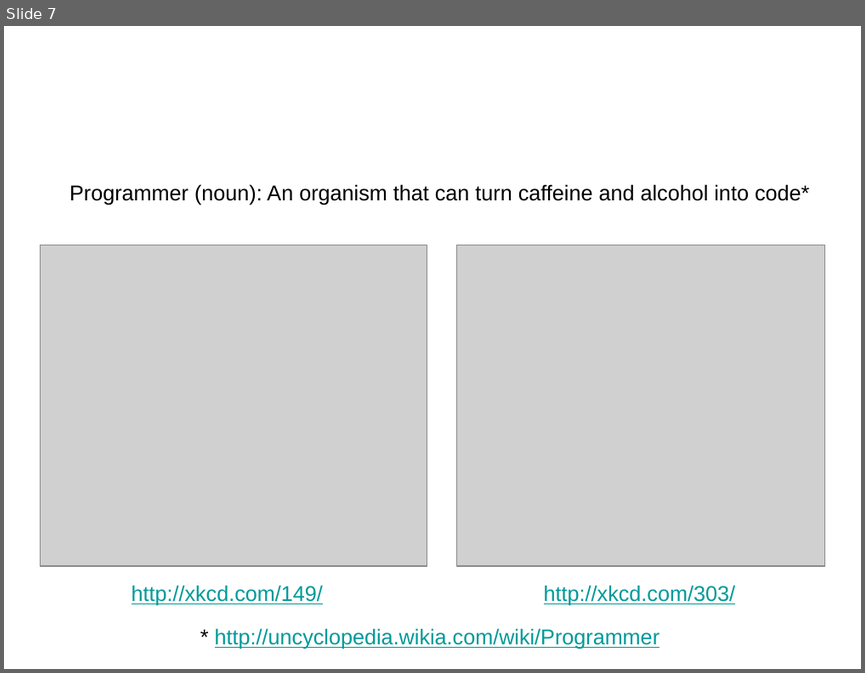
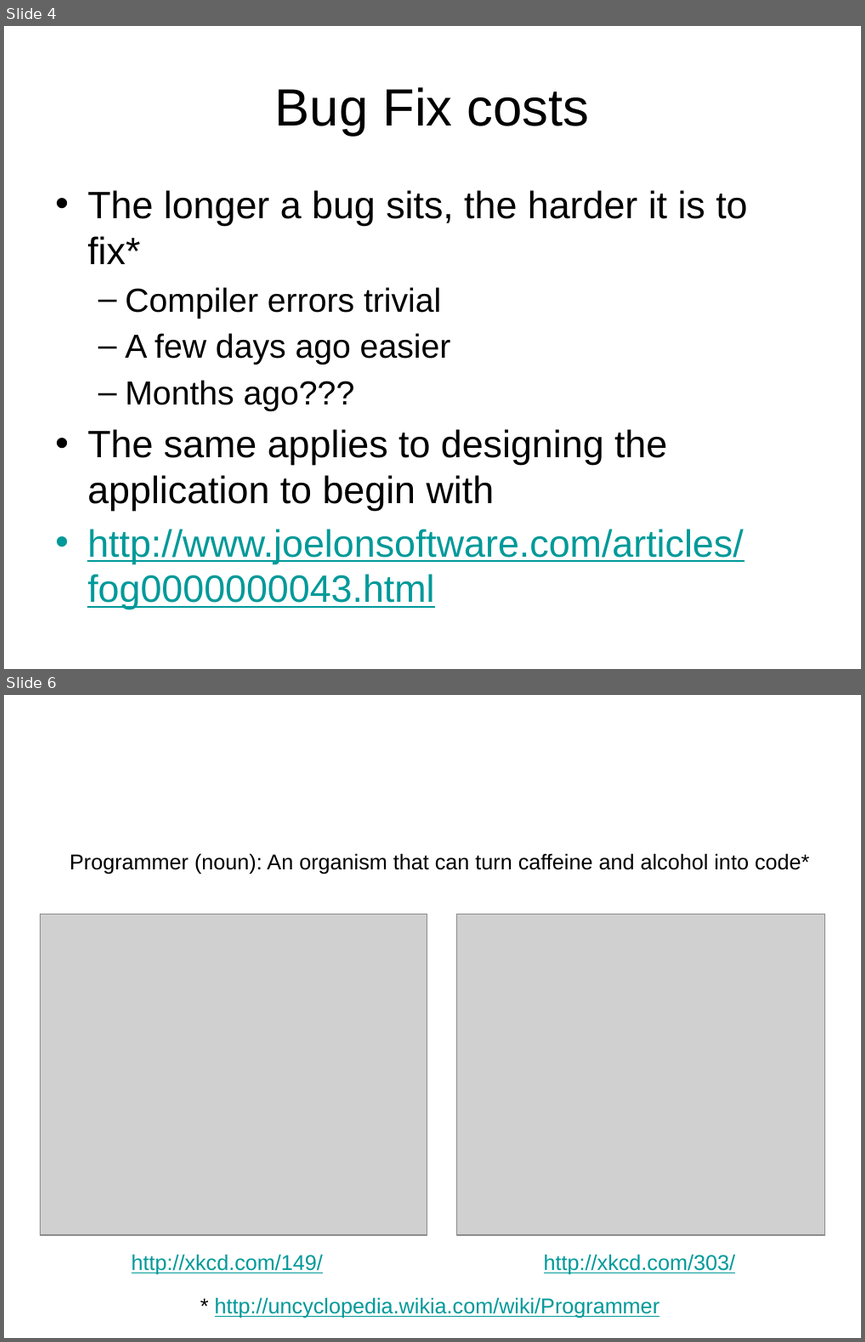
Before and after one commit to acgetchell/Presentations, a slide deck: TIF-Ignite.pptx. Shown one above the other, each under a label of ours: slide 7 before the commit, slides 4 and 6 after it; the slides between them are not shown. The pictures are 865x673 and 865x1342 pixels, drawn with LibreOffice and Linux fonts; fonts in the diff are those of the drawing; grey boxes stand for pictures; background and template pictures are left out. Boxes give left, top, right and bottom in pixels: in the first picture for what was removed or moved away, otherwise in the second. Text is boxed around its words. In the diff, an @@ line names an element or a change of style, - is before the commit and + after.

```diff
--- a/TIF-Ignite.pptx
+++ b/TIF-Ignite.pptx
@@ slide 4 added at bbox=[4, 26, 861, 669], background picture (left out) @@
@@ title added at bbox=[275, 87, 590, 136], 44 pt, text #000000 @@
+Bug Fix costs
@@ text added at bbox=[87, 190, 747, 609], 32 pt, text #000000 @@
+• The longer a bug sits, the harder it is to fix*
+  – Compiler errors trivial
+  – A few days ago easier
+  – Months ago???
+• The same applies to designing the application to begin with
+• http://www.joelonsoftware.com/articles/fog0000000043.html
@@ what was slide 7 is now slide 6 @@
```
Also in this commit, not shown: 4 slides changed, 4 other slides added, 6 slides removed, 3 other files.
